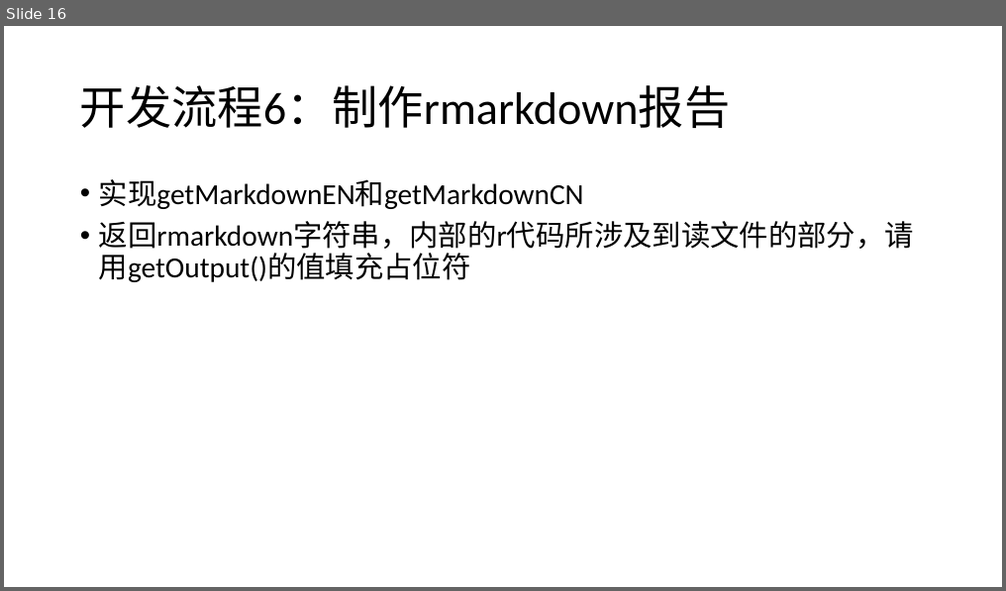
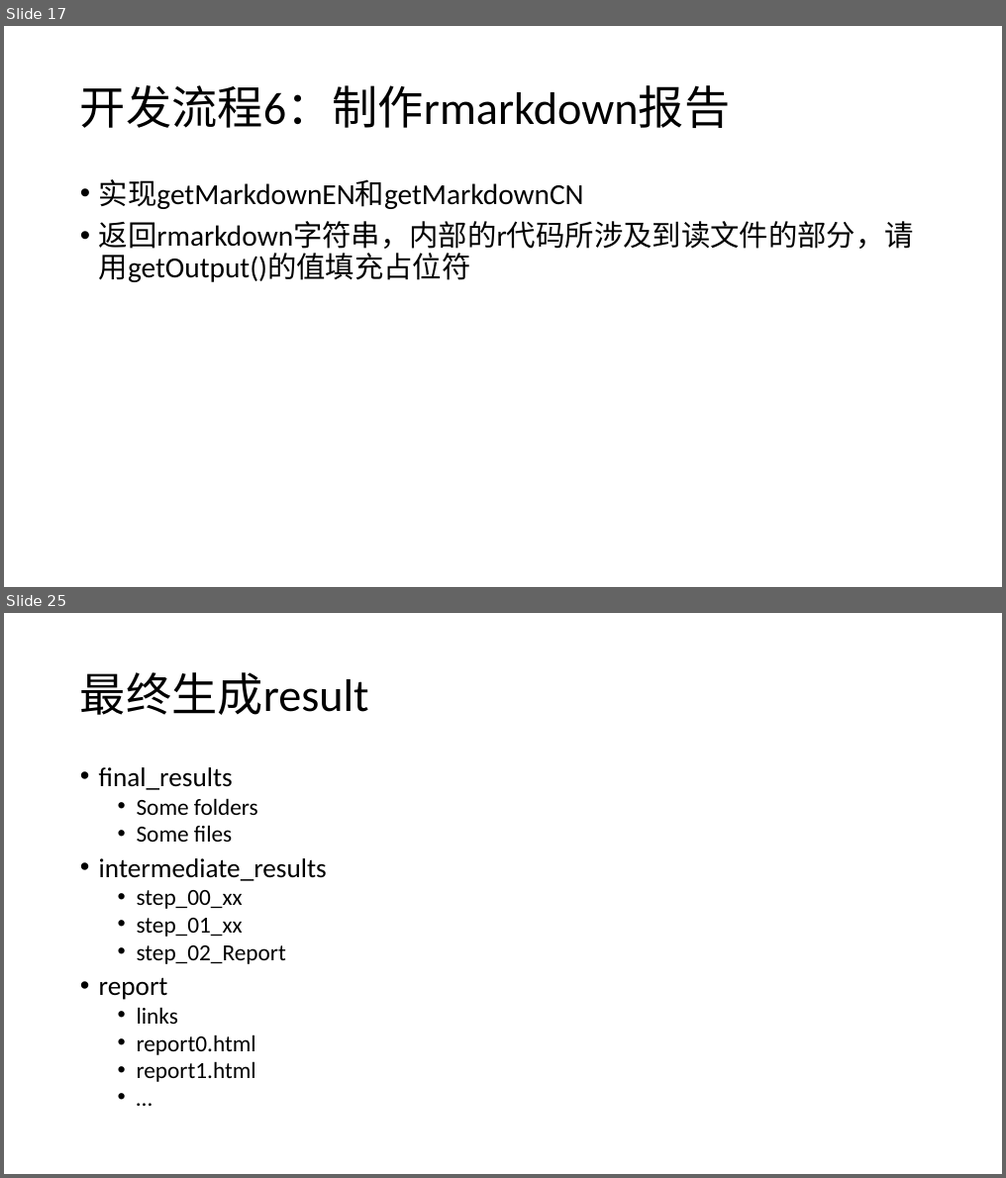
Before and after one commit to chansigit/HCAChina-Doc, a slide deck: 施工文档/开发文档/HCA-China Pipeline Framework 魏征.pptx. Shown one above the other, each under a label of ours: slide 16 before the commit, slides 17 and 25 after it; the slides between them are not shown. The pictures are 1006x591 and 1006x1178 pixels, drawn with LibreOffice and Linux fonts; fonts in the diff are those of the drawing. Boxes give left, top, right and bottom in pixels: in the first picture for what was removed or moved away, otherwise in the second. Text is boxed around its words. In the diff, an @@ line names an element or a change of style, - is before the commit and + after.

```diff
--- a/施工文档/开发文档/HCA-China Pipeline Framework 魏征.pptx
+++ b/施工文档/开发文档/HCA-China Pipeline Framework 魏征.pptx
@@ slide 25 added at bbox=[4, 613, 1002, 1174], background #FFFFFF @@
@@ title added at bbox=[80, 672, 369, 715], 44 pt, text #000000 @@
+最终生成result
@@ text added at bbox=[99, 767, 327, 1082], 22.2 pt, text #000000 @@
+• final_results
+  • Some folders
+  • Some files
+• intermediate_results
+  • step_00_xx
+  • step_01_xx
+  • step_02_Report
+• report
+  • links
+  • report0.html
+  • report1.html
+  • …
@@ what was slide 16 is now slide 17 @@
```
Also in this commit, not shown: 1 slide changed, 8 other slides added.
